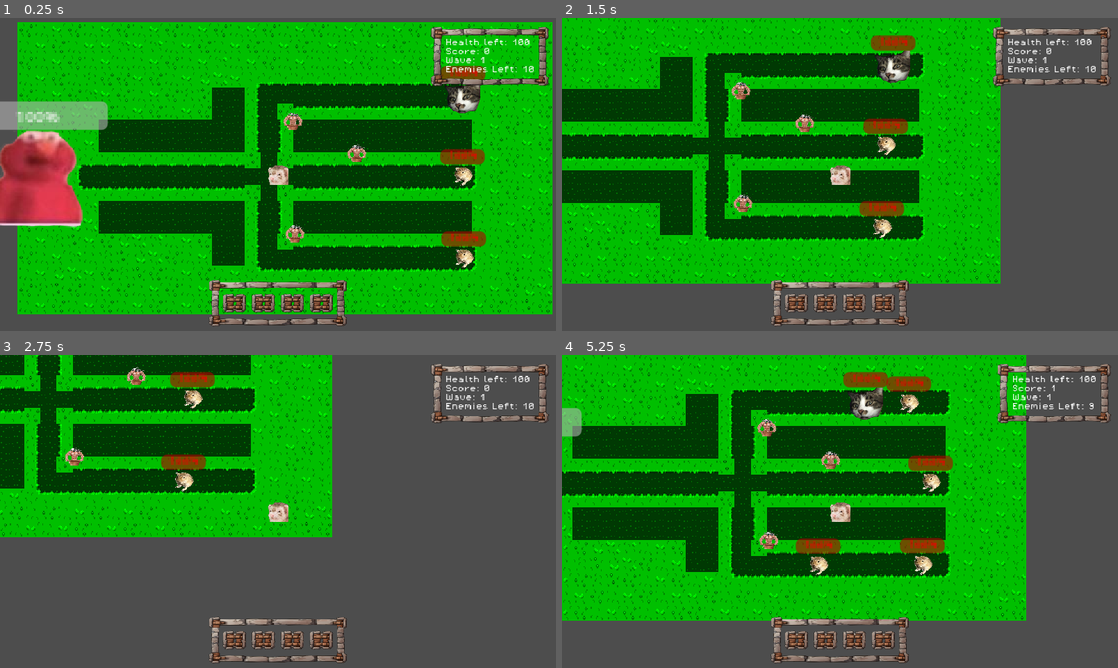
Above: before the commit, frames 1-4 (two rows, left to right).
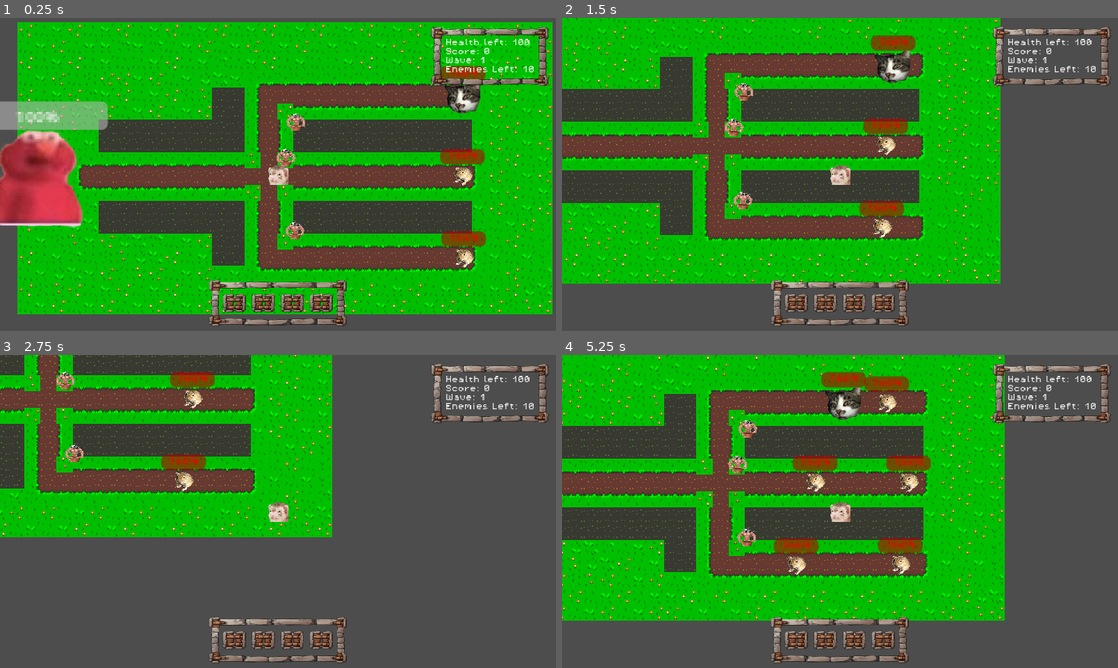
Above: after the commit, the same moments.

Repository: ConstantinBalan/2D_TowerDefense
Game: Godot game, scene res://Scenes/Levels/defense_level.tscn
Two runs of this game, one before a commit and one after it. Both use one fixed random seed, a clock stepped at 60 frames per second and the inputs below.
Inputs (mouse positions are in pixels of both pictures, inside the frame that each line leads up to):
- Up to frame 1 (0.25 s): no input
- Up to frame 2 (1.5 s): move the mouse to (962, 158) at 0.52 s; hold D (MoveRight) 0.53-1.28 s; move the mouse to (728, 190) at 1.27 s; hold S (MoveDown) from 1.28 s (still down)
- Up to frame 3 (2.75 s): move the mouse to (333, 442) at 2.02 s; release S (MoveDown) at 2.03 s; hold D (MoveRight) from 2.03 s (still down)
- Up to frame 4 (5.25 s): move the mouse to (812, 574) at 2.77 s; release D (MoveRight) at 2.78 s; hold W (MoveUp) 2.78-3.53 s; move the mouse to (1006, 558) at 3.52 s; hold A (MoveLeft) 3.53-5.03 s; move the mouse to (673, 464) at 4.27 s; move the mouse to (867, 511) at 5.02 s; hold S (MoveDown) from 5.03 s (still down)

The runs differ from the first frame. In frame 1, 25% of the frame differs, in the area x 3-100%, y 2-94%; in frame 2, 24%; in frame 3, 14%; in frame 4, 42%, in the area x 0-96%, y 0-85%.

Commit message:
Unique name nodes
- Added unique names for labels
- Removed unique names for enemy health bars
- changed tower's shoot_bullet function to take in speed and damage as a parameter.

Diff:
--- a/Scenes/Enemy_Types/enemy.tscn
+++ b/Scenes/Enemy_Types/enemy.tscn
@@ -21,8 +21,7 @@
 [node name="CollisionShape2D" type="CollisionShape2D" parent="."]
 shape = SubResource("CircleShape2D_bu8mu")
 
-[node name="ProgressBar" type="ProgressBar" parent="."]
-unique_name_in_owner = true
+[node name="HealthBar" type="ProgressBar" parent="."]
 modulate = Color(1, 0, 0, 1)
 anchors_preset = 7
 anchor_left = 0.5
--- a/Scenes/Enemy_Types/strong_enemy.tscn
+++ b/Scenes/Enemy_Types/strong_enemy.tscn
@@ -24,8 +24,7 @@
 position = Vector2(1, 0)
 shape = SubResource("CircleShape2D_bu8mu")
 
-[node name="ProgressBar" type="ProgressBar" parent="."]
-unique_name_in_owner = true
+[node name="HealthBar" type="ProgressBar" parent="."]
 modulate = Color(1, 0, 0, 1)
 anchors_preset = 7
 anchor_left = 0.5
--- a/Scenes/Levels/defense_level.tscn
+++ b/Scenes/Levels/defense_level.tscn
@@ -105,7 +105,6 @@
 script = ExtResource("1_wlflx")
 
 [node name="TileMap" type="TileMap" parent="."]
-modulate = Color(0, 1, 0.0666667, 1)
 tile_set = SubResource("TileSet_6lydd")
 format = 2
 layer_0/name = "Ground"
@@ -116,6 +115,7 @@
 layer_2/modulate = Color(0.0980392, 0.109804, 0.109804, 0.917647)
 layer_2/tile_data = PackedInt32Array()
 layer_3/name = "TowerPlacement"
+layer_3/modulate = Color(0.545098, 1, 1, 1)
 layer_3/tile_data = PackedInt32Array(131075, 0, 1, 65539, 0, 1, 65540, 0, 1, 131076, 0, 1, 131077, 0, 1, 65541, 0, 1, 6 …(1182 unchanged characters)…
 
 [node name="Player" parent="." instance=ExtResource("1_pjtm7")]
@@ -154,22 +154,27 @@
 tooltip_text = "This is the UI for all of the level related info"
 
 [node name="BaseLifeLabel" type="Label" parent="CanvasLayer/GameInfoContainer/MarginContainer/GridContainer"]
+unique_name_in_owner = true
 layout_mode = 2
 text = "Base Life"
 
 [node name="ScoreLabel" type="Label" parent="CanvasLayer/GameInfoContainer/MarginContainer/GridContainer"]
+unique_name_in_owner = true
 layout_mode = 2
 text = "Score"
 
 [node name="WaveLabel" type="Label" parent="CanvasLayer/GameInfoContainer/MarginContainer/GridContainer"]
+unique_name_in_owner = true
 layout_mode = 2
 text = "Waves"
 
 [node name="EnemiesLeftLabel" type="Label" parent="CanvasLayer/GameInfoContainer/MarginContainer/GridContainer"]
+unique_name_in_owner = true
 layout_mode = 2
 text = "Enemies"
 
 [node name="QuestPanelContainer" type="PanelContainer" parent="CanvasLayer"]
+unique_name_in_owner = true
 visible = false
 anchors_preset = 8
 anchor_left = 0.5
@@ -285,17 +290,18 @@
 [node name="Towers" type="Node" parent="."]
 
 [node name="Tower" parent="Towers" instance=ExtResource("4_mu4hu")]
-position = Vector2(48, -64)
+position = Vector2(51, -63)
 projectile = ExtResource("10_qacyh")
 
 [node name="Tower2" parent="Towers" instance=ExtResource("4_mu4hu")]
-position = Vector2(111, -32)
+position = Vector2(41, -28)
 projectile = ExtResource("10_qacyh")
 
 [node name="Tower3" parent="Towers" instance=ExtResource("4_mu4hu")]
-position = Vector2(50, 47)
+position = Vector2(50, 44)
 projectile = ExtResource("10_qacyh")
 
+[connection signal="body_exited" from="HomeBase" to="HomeBase" method="_on_body_exited"]
 [connection signal="enemy_died" from="Paths/TopPath" to="." method="on_enemy_died"]
 [connection signal="enemy_died" from="Paths/TopPath" to="." method="decrement_enemies_left"]
 [connection signal="enemy_spawned" from="Paths/TopPath" to="." method="add_to_spawned_wave"]
--- a/Scripts/enemy.gd
+++ b/Scripts/enemy.gd
@@ -3,7 +3,7 @@
 @export var speed : float
 @export var health : float
 @export var impact_damage : float
-@onready var health_bar = %ProgressBar
+@onready var health_bar = $HealthBar
 
 signal died
 signal spawned
@@ -13,20 +13,6 @@
 	health_bar.value = health
 	spawned.emit()
 
-func _physics_process(delta):
-	#velocity.x = -speed
-	#move_and_slide()
-
-	var collision_count = get_slide_collision_count()
-	for i in collision_count:
-		var collision_info = get_slide_collision(i)
-		var collider = collision_info.get_collider()
-
-		if collider.has_method("take_damage"):
-			collider.take_damage(impact_damage)
-			died.emit()
-			queue_free()
-
 func take_damage(damage: float):
 	health -= damage
 	health_bar.value = health
--- a/Scripts/game.gd
+++ b/Scripts/game.gd
@@ -1,10 +1,10 @@
 extends Node2D
 
 @onready var home_base = $HomeBase
-@onready var base_life_label = $CanvasLayer/GameInfoContainer/MarginContainer/GridContainer/BaseLifeLabel
-@onready var score_label = $CanvasLayer/GameInfoContainer/MarginContainer/GridContainer/ScoreLabel
-@onready var wave_label = $CanvasLayer/GameInfoContainer/MarginContainer/GridContainer/WaveLabel
-@onready var enemies_left_label = $CanvasLayer/GameInfoContainer/MarginContainer/GridContainer/EnemiesLeftLabel
+@onready var base_life_label = %BaseLifeLabel
+@onready var score_label = %ScoreLabel
+@onready var wave_label = %WaveLabel
+@onready var enemies_left_label = %EnemiesLeftLabel
 
 var points : int
 var waves = {1: 10, 2: 20, 3: 30}
--- a/Scripts/home_base.gd
+++ b/Scripts/home_base.gd
@@ -23,3 +23,7 @@
 	if body.is_in_group("enemy"):
 		take_damage(5.0)
 		body.queue_free()
+
+
+func _on_body_exited(body):
+	pass # Replace with function body.
--- a/Scripts/tower.gd
+++ b/Scripts/tower.gd
@@ -11,7 +11,7 @@
 
 func _process(delta):
 	if cur_target and cur_target.is_inside_tree() and can_attack:
-		shoot_bullet()
+		shoot_bullet(35.0,5.0)
 		can_attack = false
 		await get_tree().create_timer(attack_rate).timeout
 		can_attack = true
@@ -20,11 +20,11 @@
 
 
 
-func shoot_bullet():
+func shoot_bullet(speed: float, damage: float):
 	var projectile = projectile
 	var bullet = projectile.instantiate()
-	bullet.speed = 35.0
-	bullet.damage = 5.0
+	bullet.speed = speed
+	bullet.damage = damage
 	bullet.target = cur_target
 
 	bullet.global_position = global_position
